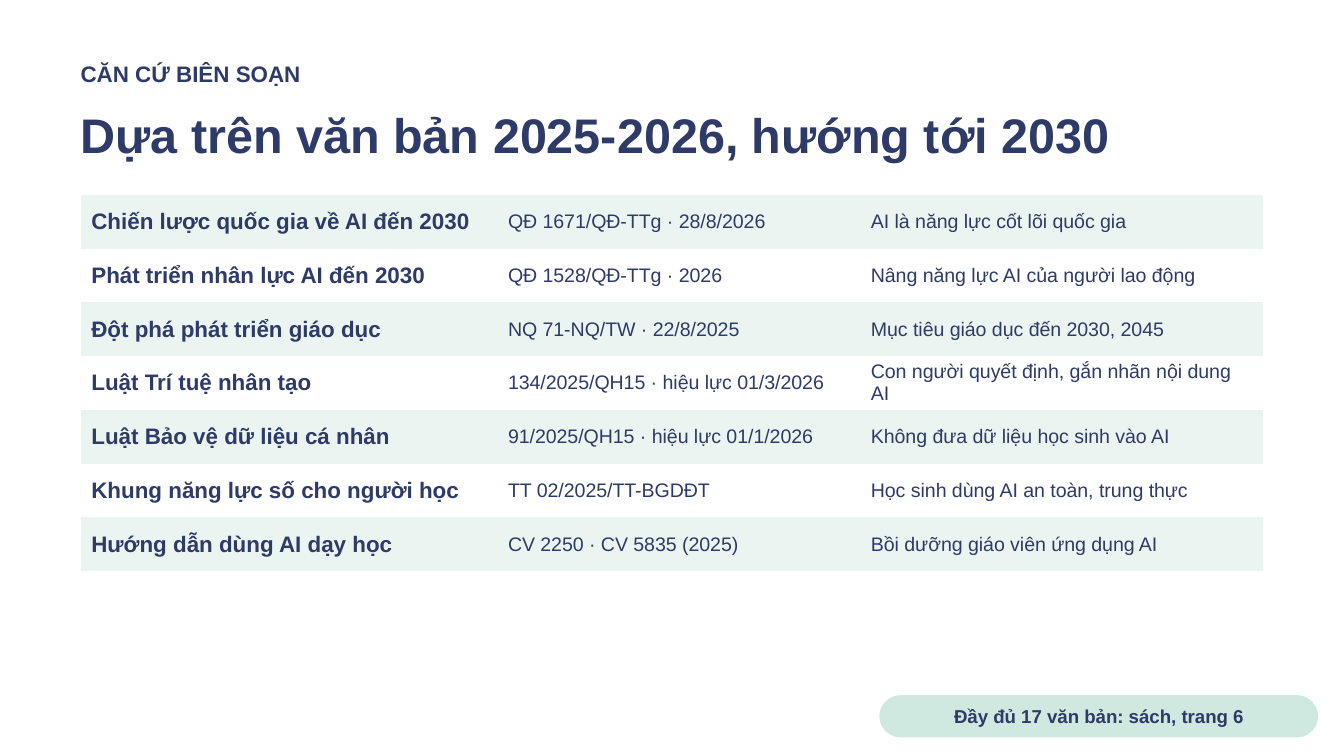
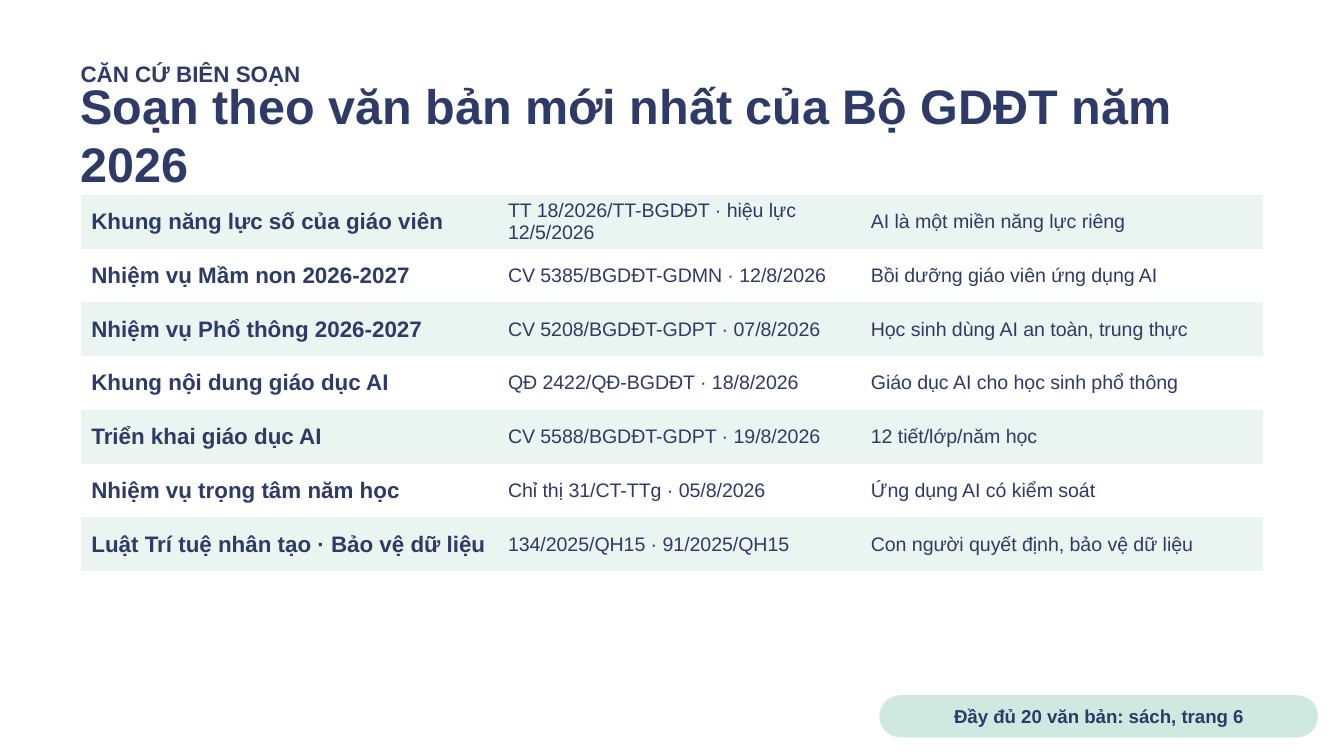
Before and after one commit to johnneinadlerr0353-bot/sachhuongdan, a slide deck: slide 3 of BO-TAI-LIEU-GUI-KHACH/04-Slide-tap-huan.pptx. Drawn at 1344x756 pixels with LibreOffice and Linux fonts; fonts in the diff are those of the drawing. Boxes give left, top, right and bottom in pixels: in the first picture for what was removed or moved away, otherwise in the second. Text is boxed around its words. In the diff, an @@ line names an element or a change of style, - is before the commit and + after.

```diff
--- a/BO-TAI-LIEU-GUI-KHACH/04-Slide-tap-huan.pptx
+++ b/BO-TAI-LIEU-GUI-KHACH/04-Slide-tap-huan.pptx
@@ text at [81, 86, 1172, 183]: text changed @@
-Dựa trên văn bản 2025-2026, hướng tới 2030
+Soạn theo văn bản mới nhất của Bộ GDĐT năm 2026
@@ table at [81, 195, 1263, 560] @@
-row 1: Chiến lược quốc gia về AI đến 2030 | QĐ 1671/QĐ-TTg · 28/8/2026 | AI là năng lực cốt lõi quốc gia
+row 1: Khung năng lực số của giáo viên | TT 18/2026/TT-BGDĐT · hiệu lực 12/5/2026 | AI là một miền năng lực riêng
-row 2: Phát triển nhân lực AI đến 2030 | QĐ 1528/QĐ-TTg · 2026 | Nâng năng lực AI của người lao động
+row 2: Nhiệm vụ Mầm non 2026-2027 | CV 5385/BGDĐT-GDMN · 12/8/2026 | Bồi dưỡng giáo viên ứng dụng AI
-row 3: Đột phá phát triển giáo dục | NQ 71-NQ/TW · 22/8/2025 | Mục tiêu giáo dục đến 2030, 2045
+row 3: Nhiệm vụ Phổ thông 2026-2027 | CV 5208/BGDĐT-GDPT · 07/8/2026 | Học sinh dùng AI an toàn, trung thực
-row 4: Luật Trí tuệ nhân tạo | 134/2025/QH15 · hiệu lực 01/3/2026 | Con người quyết định, gắn nhãn nội dung AI
+row 4: Khung nội dung giáo dục AI | QĐ 2422/QĐ-BGDĐT · 18/8/2026 | Giáo dục AI cho học sinh phổ thông
-row 5: Luật Bảo vệ dữ liệu cá nhân | 91/2025/QH15 · hiệu lực 01/1/2026 | Không đưa dữ liệu học sinh vào AI
+row 5: Triển khai giáo dục AI | CV 5588/BGDĐT-GDPT · 19/8/2026 | 12 tiết/lớp/năm học
-row 6: Khung năng lực số cho người học | TT 02/2025/TT-BGDĐT | Học sinh dùng AI an toàn, trung thực
+row 6: Nhiệm vụ trọng tâm năm học | Chỉ thị 31/CT-TTg · 05/8/2026 | Ứng dụng AI có kiểm soát
-row 7: Hướng dẫn dùng AI dạy học | CV 2250 · CV 5835 (2025) | Bồi dưỡng giáo viên ứng dụng AI
+row 7: Luật Trí tuệ nhân tạo · Bảo vệ dữ liệu | 134/2025/QH15 · 91/2025/QH15 | Con người quyết định, bảo vệ dữ liệu
@@ text at [954, 709, 1243, 727]: text changed @@
-Đầy đủ 17 văn bản: sách, trang 6
+Đầy đủ 20 văn bản: sách, trang 6
```
Also in this commit, not shown: 22 other slides changed, 28 other files.
